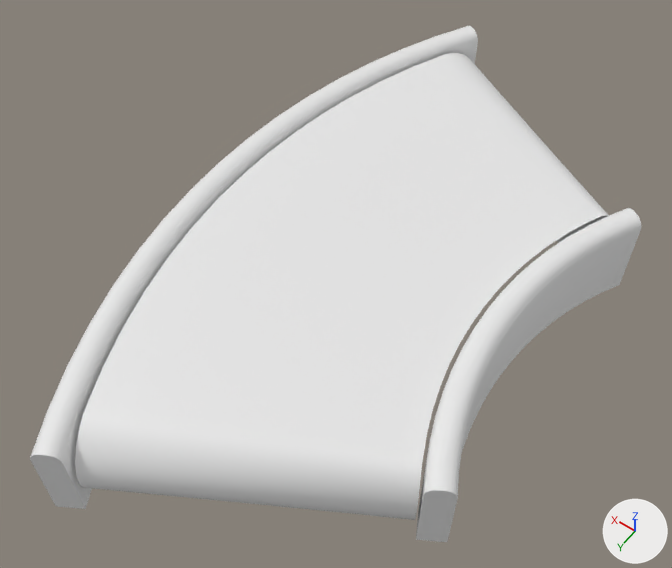
Before and after pictures for a commit that changed the Blender file Assets/Rendering/Models/CurvedConveyor.blend.
Before and after are seen from a 50 mm camera at (-1.179, 1.414, 2.228) aimed at (-0.228, 0.082, 0.134). Lighting does not change. The marker at lower right points along +X, +Y and +Z.

The older version as bpy lines, for what is in view:
```python
me_circle_003 = bpy.data.meshes.new('Circle.003')
me_circle_003.from_pydata(...)  # 408 vertices, 328 faces; spans x -0.87..0.26, y -1.0..1.0, z 0.0..0.28
me_circle_003.polygons.foreach_set('use_smooth', [True] * 328)
me_cylinder_003 = bpy.data.meshes.new('Cylinder.003')
me_cylinder_003.from_pydata(...)  # 385 vertices, 304 faces; spans x -0.79..0.18, y -0.95..0.95, z 0.02..0.26
me_cylinder_003.polygons.foreach_set('use_smooth', [True] * 304)
ob_circle_003 = bpy.data.objects.new('Circle.003', me_circle_003)
ob_circle_003.location = (0.0, 0.0, 0.0)
_m = ob_circle_003.modifiers.new('EdgeSplit', 'EDGE_SPLIT')
ob_cylinder_003 = bpy.data.objects.new('Cylinder.003', me_cylinder_003)
ob_cylinder_003.location = (0.0, 0.0, 0.0)
_m = ob_cylinder_003.modifiers.new('EdgeSplit', 'EDGE_SPLIT')
```
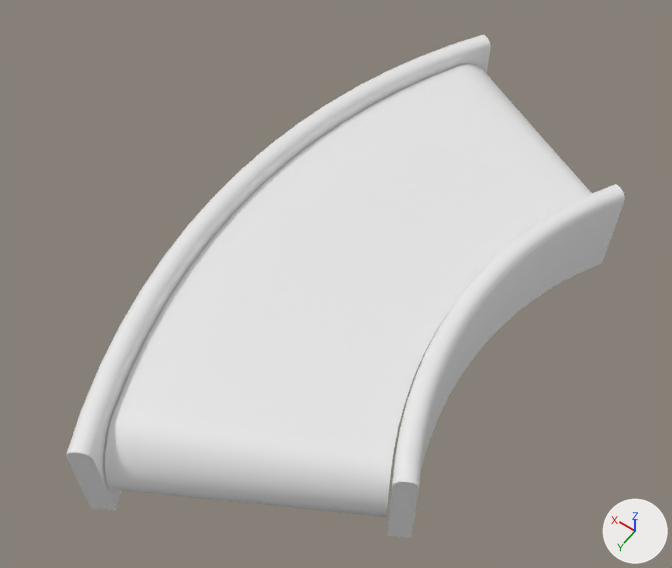
Where the change shows, as pixel boxes [x1, y1, x2, y2] in the pictures (672 x 568 px):
'Cylinder.003', reshaped (9% narrower)
    before: [75, 53, 609, 520]
    after: [105, 64, 592, 517]
'Circle.003', reshaped (8% narrower)
    before: [30, 26, 641, 542]
    after: [66, 35, 625, 538]
part 2 of me_circle_003, rebuilt
    before: [30, 26, 478, 509]
    after: [66, 35, 491, 511]
part 3 of me_circle_003, rebuilt
    before: [416, 208, 641, 542]
    after: [387, 184, 625, 538]

The edits, one by one:
me_circle_003 is used by ob_circle_003; location (0.0, 0.0, 0.0).
me_circle_003 had 408 vertices, 328 faces and spanned x -0.87..0.26, y -1.0..1.0, z 0.0..0.28.
me_circle_003 now has 408 vertices, 388 faces and spans x -0.79..0.18, y -0.96..0.95, z 0.0..0.31.
me_circle_003 part 2: the loose piece of 204 vertices spanning x -0.07..0.26, y -1.0..1.0, z 0.0..0.28 is rebuilt with 204 vertices and now spans x -0.14..0.18, y -0.96..0.95, z 0.0..0.31.
me_circle_003 part 3: the loose piece of 204 vertices spanning x -0.87..-0.66, y -0.54..0.54, z 0.0..0.28 is rebuilt with 204 vertices and now spans x -0.79..-0.58, y -0.58..0.57, z 0.0..0.31.
me_cylinder_003 is used by ob_cylinder_003; location (0.0, 0.0, 0.0).
me_cylinder_003 had 385 vertices, 304 faces and spanned x -0.79..0.18, y -0.95..0.95, z 0.02..0.26.
me_cylinder_003 now has 154 vertices, 76 faces and spans x -0.73..0.1, y -0.92..0.91, z 0.02..0.26.
me_cylinder_003 part 1: 385 vertices removed from x -0.79..0.18, y -0.95..0.95, z 0.02..0.26; 154 vertices added at x -0.73..0.1, y -0.92..0.91, z 0.02..0.26.
